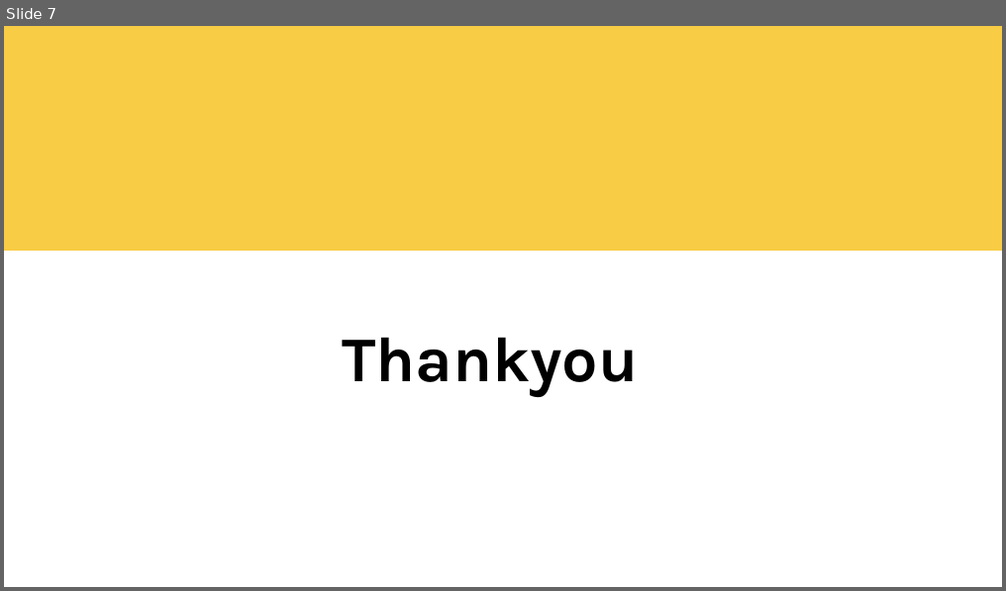
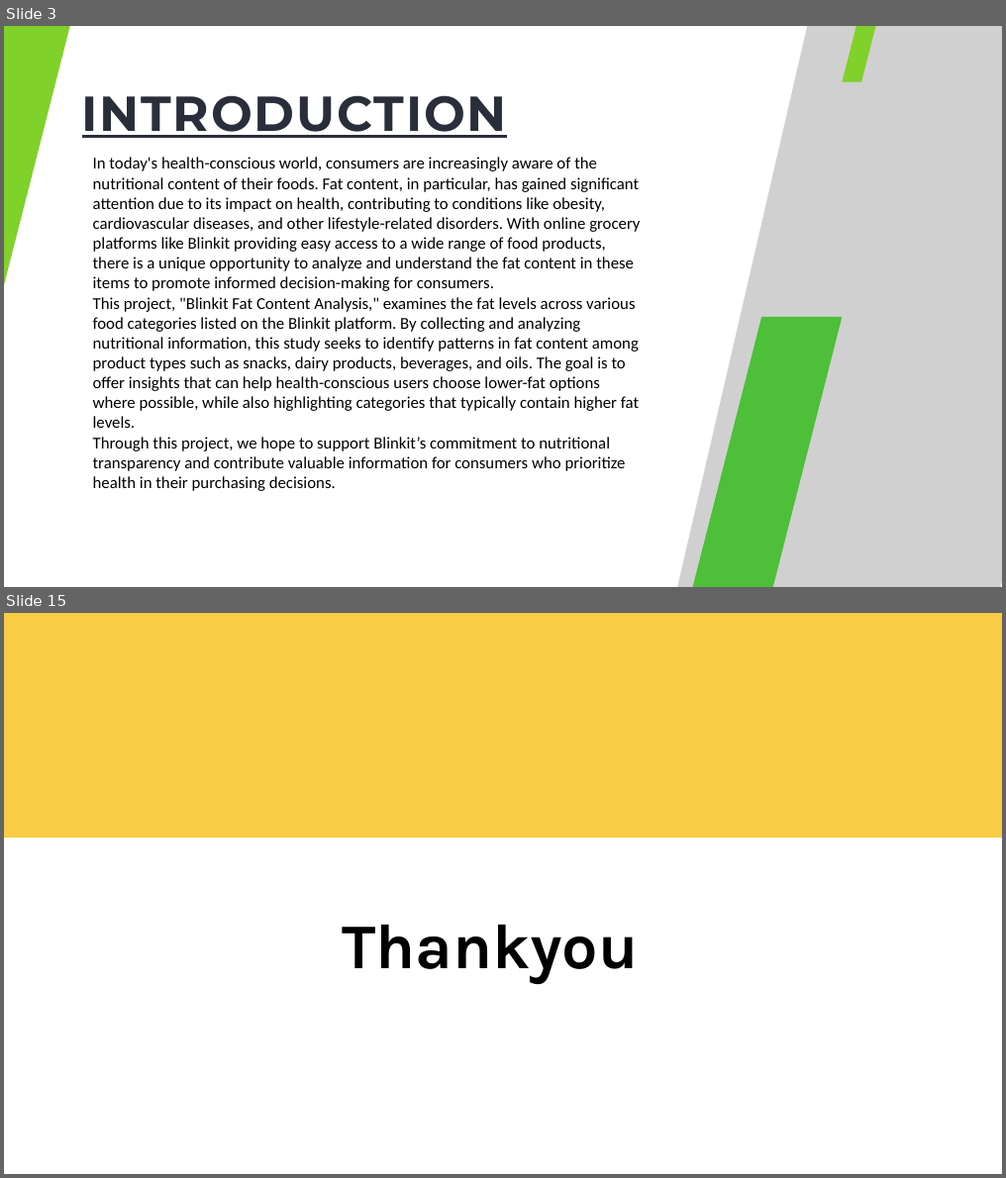
Before and after one commit to Nian2024/blinkit_analysis, a slide deck: blinkit.pptx. Shown one above the other, each under a label of ours: slide 7 before the commit, slides 3 and 15 after it; the slides between them are not shown. The pictures are 1006x591 and 1006x1178 pixels, drawn with LibreOffice and Linux fonts; fonts in the diff are those of the drawing; grey boxes stand for pictures. Boxes give left, top, right and bottom in pixels: in the first picture for what was removed or moved away, otherwise in the second. Text is boxed around its words. In the diff, an @@ line names an element or a change of style, - is before the commit and + after.

```diff
--- a/blinkit.pptx
+++ b/blinkit.pptx
@@ slide 3 added at [4, 26, 1002, 587], background #FFFFFF @@
@@ freeform shape added at [4, 26, 79, 285], fill #80D12A @@
@@ picture added at [670, 26, 1002, 587] @@
@@ picture added at [721, 26, 1002, 587] @@
@@ freeform shape added at [842, 26, 881, 81], fill #80D12A @@
@@ text added at [82, 95, 507, 138], 70.8 pt, text #2A2E3A, bold, underline @@
+INTRODUCTION
@@ text added at [93, 157, 640, 491], 24 pt, text #000000 @@
+In today's health-conscious world, consumers are increasingly aware of the nutritional content of their foods. Fat content, in particular, has gained significant attention due to its impact on health, contributing to conditions like obesity, cardiovascular diseases, and other lifestyle-related disorders. With online grocery platforms like Blinkit providing easy access to a wide range of food products, there is a unique opportunity to analyze and understand the fat content in these items to promote informed decision-making for consumers.
+This project, "Blinkit Fat Content Analysis," examines the fat levels across various food categories listed on the Blinkit platform. By collecting and analyzing nutritional information, this study seeks to identify patterns in fat content among product types such as snacks, dairy products, beverages, and oils. The goal is to offer insights that can help health-conscious users choose lower-fat options where possible, while also highlighting categories that typically contain higher fat levels.
+Through this project, we hope to support Blinkit’s commitment to nutritional transparency and contribute valuable information for consumers who prioritize health in their purchasing decisions.
@@ freeform shape added at [681, 317, 842, 587], fill #4DBF38 @@
@@ what was slide 7 is now slide 15 @@
```
Also in this commit, not shown: 5 slides changed, 7 other slides added.
